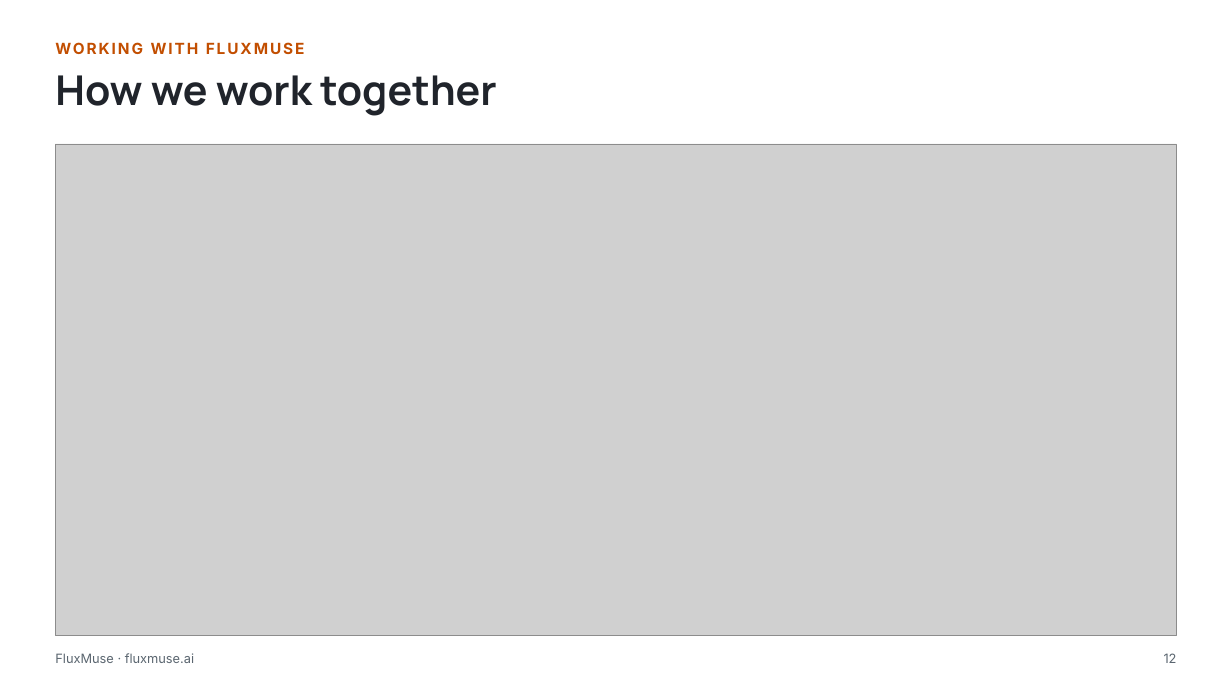
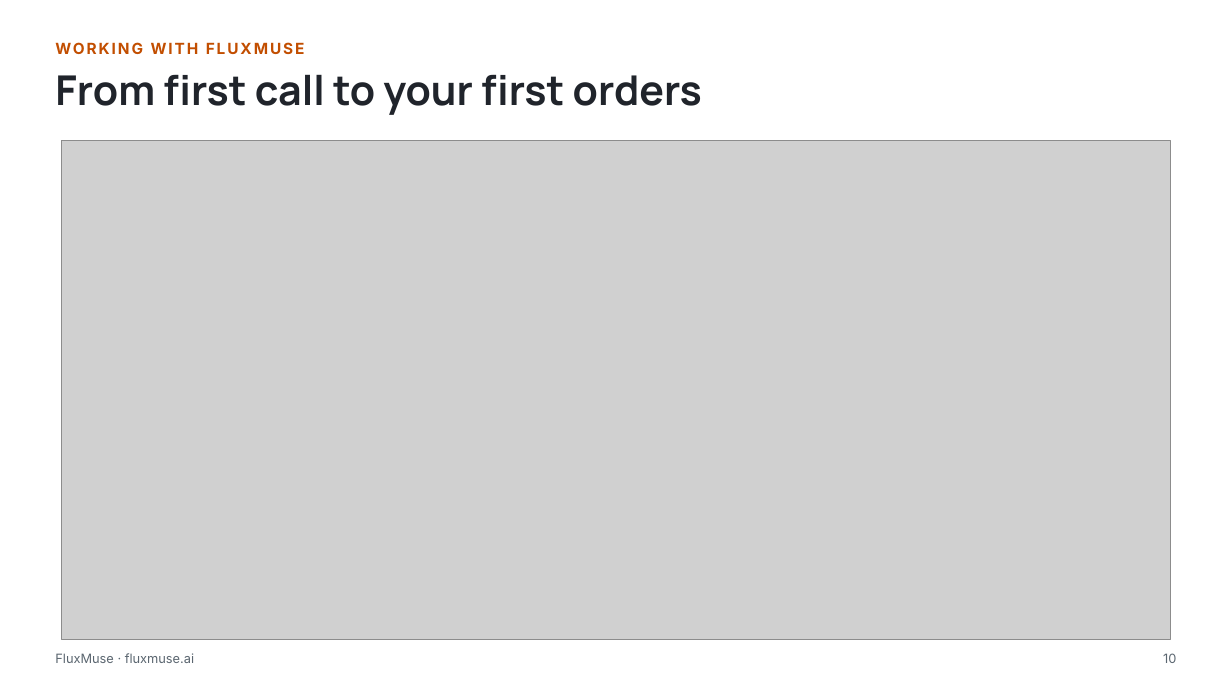
Before and after one commit to embizo/fluxmuse, a slide deck: slide 10 of docs/go-to-market/02_Brand_Pitch_Deck/FluxMuse_Pitch_SMEs.pptx (slide 12 before the commit). Drawn at 1232x693 pixels with LibreOffice and Linux fonts; fonts in the diff are those of the drawing; grey boxes stand for pictures. Boxes give left, top, right and bottom in pixels: in the first picture for what was removed or moved away, otherwise in the second. Text is boxed around its words. In the diff, an @@ line names an element or a change of style, - is before the commit and + after.

```diff
--- a/docs/go-to-market/02_Brand_Pitch_Deck/FluxMuse_Pitch_SMEs.pptx
+++ b/docs/go-to-market/02_Brand_Pitch_Deck/FluxMuse_Pitch_SMEs.pptx
@@ text at [55, 74, 702, 115]: text changed @@
-How we work together
+From first call to your first orders
@@ picture: place and size @@
-picture at [55, 144, 1177, 636]
+picture at [62, 140, 1171, 640]
@@ page number at [1163, 653, 1176, 663]: text changed @@
-12
+10
```
Also in this commit, not shown: 13 other slides changed, 6 slides added, 10 slides removed, 8 other files.
